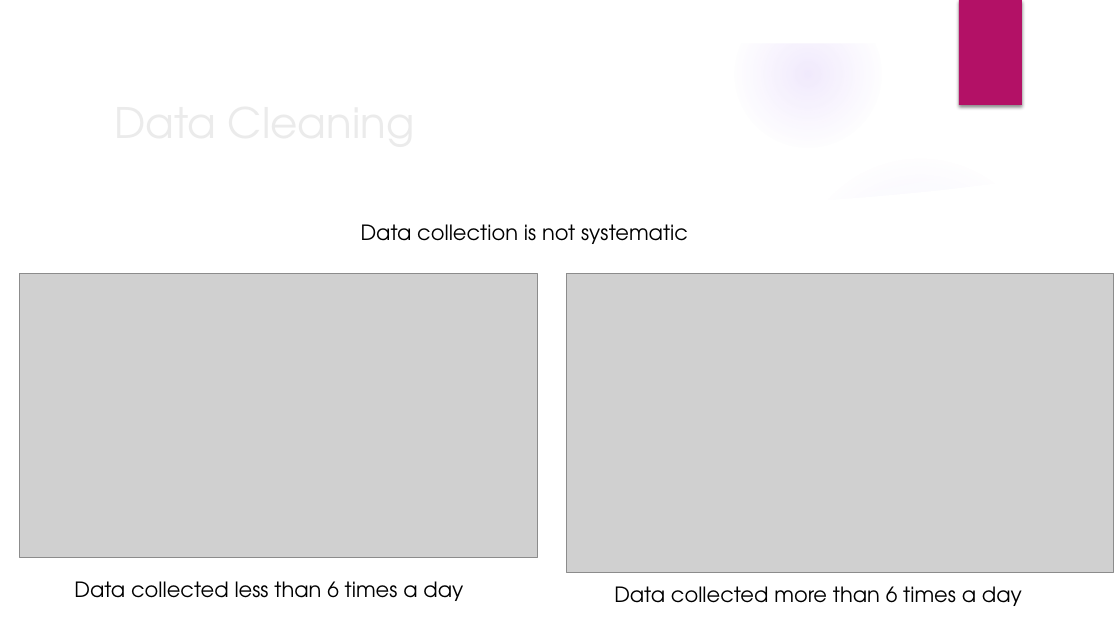
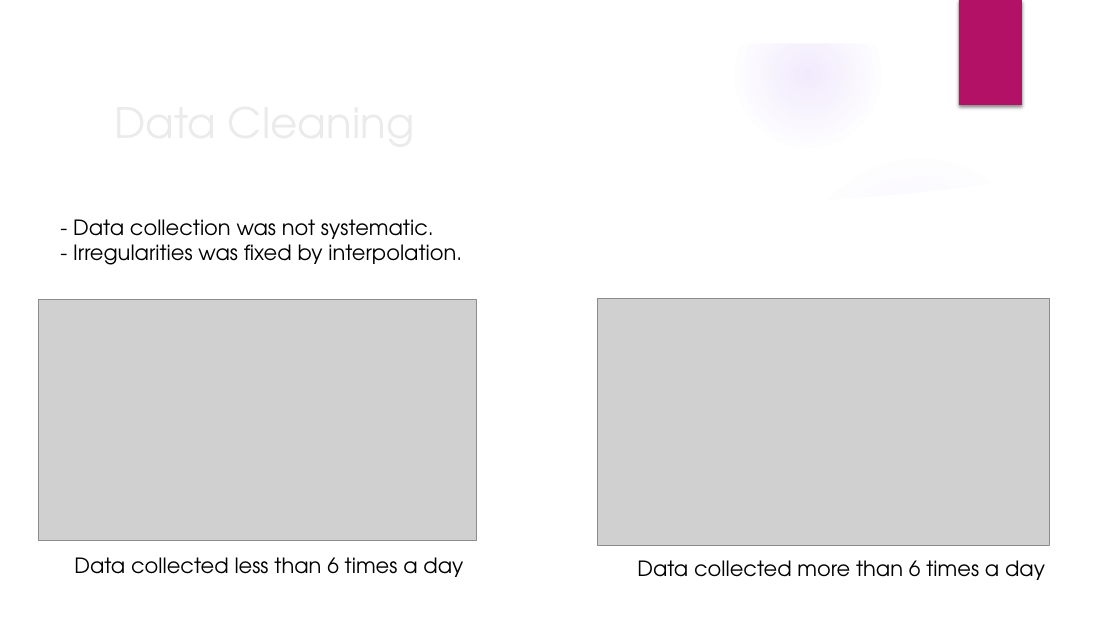
Before and after one commit to ibalzuhairi/Metro_Exploratory_Data_Analysis, a slide deck: slide 7 of EDA-MTApptx.pptx. Drawn at 1120x630 pixels with LibreOffice and Linux fonts; fonts in the diff are those of the drawing; grey boxes stand for pictures; background and template pictures are left out. Boxes give left, top, right and bottom in pixels: in the first picture for what was removed or moved away, otherwise in the second. Text is boxed around its words. In the diff, an @@ line names an element or a change of style, - is before the commit and + after.

```diff
--- a/EDA-MTApptx.pptx
+++ b/EDA-MTApptx.pptx
@@ text at [73,219,462,265]: text changed @@
-Data collection is not systematic
+- Data collection was not systematic.
+- Irregularities was fixed by interpolation.
@@ picture: place and size @@
-picture at [566,273,1113,572]
+picture at [597,298,1049,545]
@@ picture: place and size @@
-picture at [20,273,538,557]
+picture at [39,300,477,541]
@@ text "Data collected less than 6 ...": place and size @@
-text "Data collected less than 6 ..." at [74,581,463,601]
+text "Data collected less than 6 ..." at [74,557,463,577]
@@ text "Data collected more than 6 ...": place and size @@
-text "Data collected more than 6 ..." at [614,586,1022,606]
+text "Data collected more than 6 ..." at [637,560,1045,580]
```
Also in this commit, not shown: 6 other slides changed.
